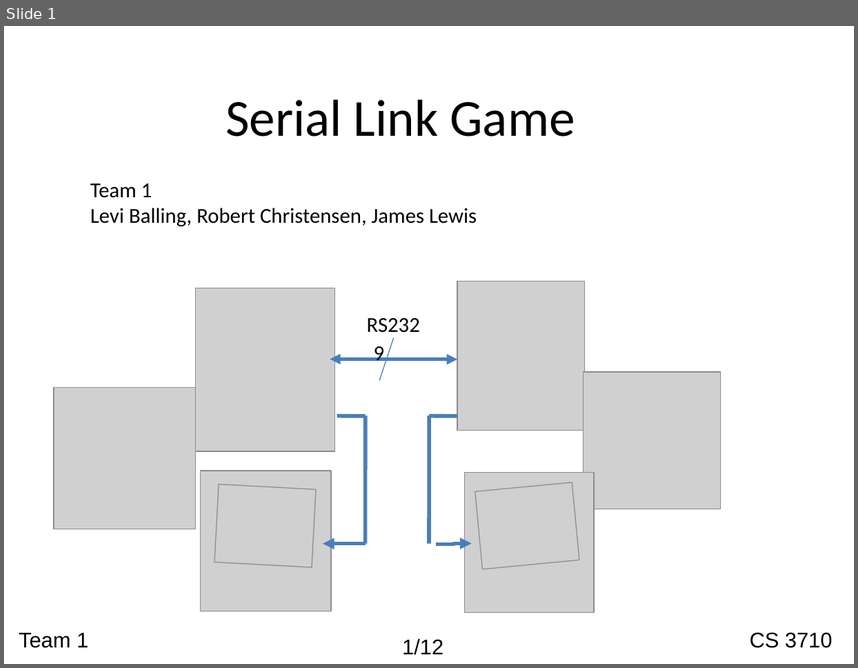
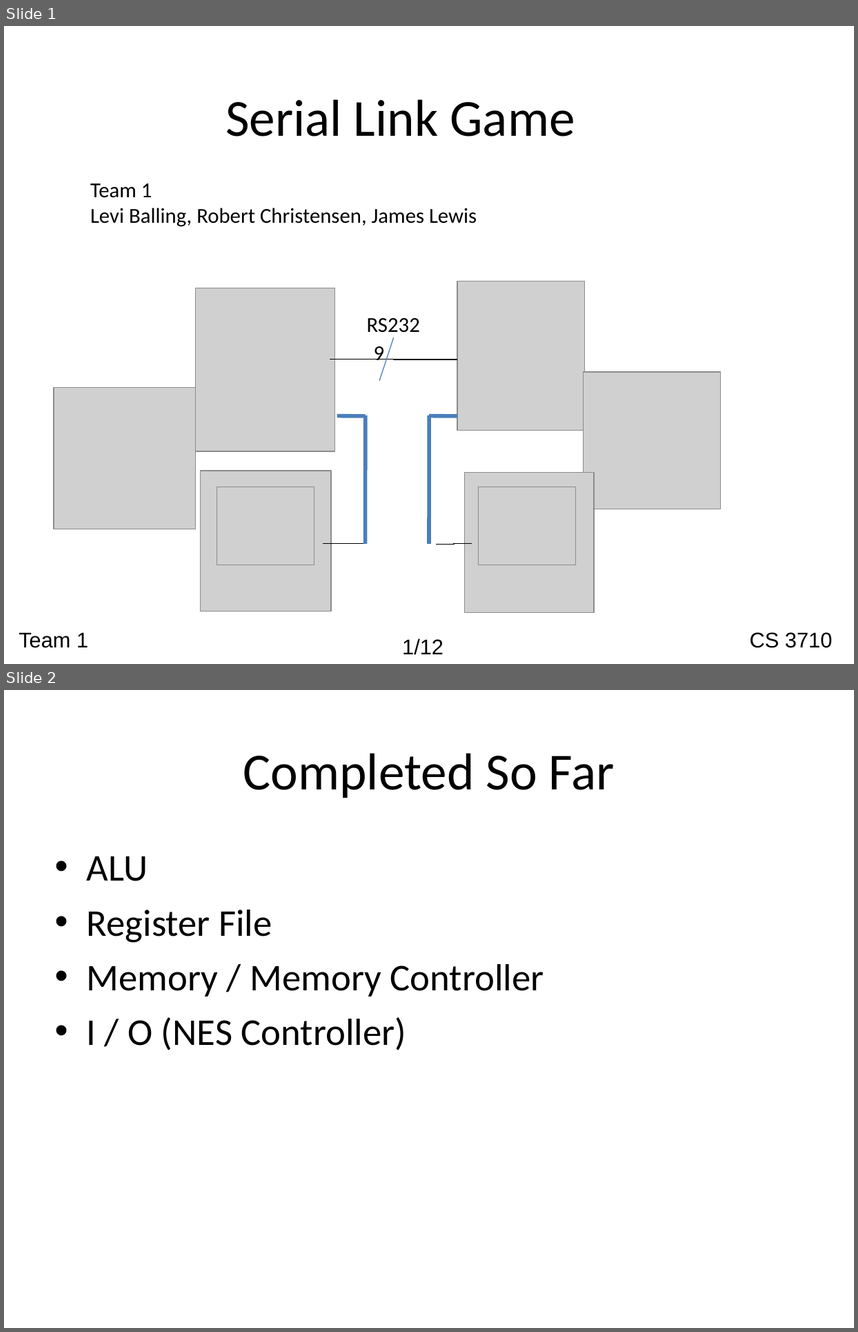
Before and after one commit to nachtluce/3710-Project, a slide deck: documentation/cs3710_presentation.ppt. Shown one above the other, each under a label of ours: slide 1 before the commit, slides 1 and 2 after it. The pictures are 858x668 and 858x1332 pixels, drawn with LibreOffice and Linux fonts; fonts in the diff are those of the drawing; grey boxes stand for pictures; background and template pictures are left out. Boxes give left, top, right and bottom in pixels: in the first picture for what was removed or moved away, otherwise in the second. Text is boxed around its words. In the diff, an @@ line names an element or a change of style, - is before the commit and + after.

```diff
--- a/documentation/cs3710_presentation.ppt
+++ b/documentation/cs3710_presentation.ppt
@@ slide 2 added at (4, 690, 854, 1328), background picture (left out) @@
@@ title added at (243, 753, 615, 798), 44 pt, text #000000 @@
+Completed So Far
@@ text added at (87, 856, 544, 1050), 32 pt, text #000000 @@
+• ALU
+• Register File
+• Memory / Memory Controller
+• I / O (NES Controller)
@@ slide 1 changed as well @@
@@ elbow double arrow (330, 359) - (457, 359): elbow double arrow to elbow line; stroke #4A7EBB 3 pt to #000000 0.74 pt @@
@@ picture at (217, 487, 314, 565): rotation 3 to 0 degrees @@
@@ picture at (478, 487, 576, 565): rotation 354 to 0 degrees @@
@@ elbow arrow (366, 543) - (323, 544): elbow arrow to elbow line; stroke #4A7EBB 3.26 pt to #000000 0.74 pt @@
@@ elbow arrow (436, 544) - (472, 543): elbow arrow to elbow line; stroke #4A7EBB 3.26 pt to #000000 0.74 pt @@
```
Also in this commit, not shown: 9 other slides changed, 1 other slide added.
